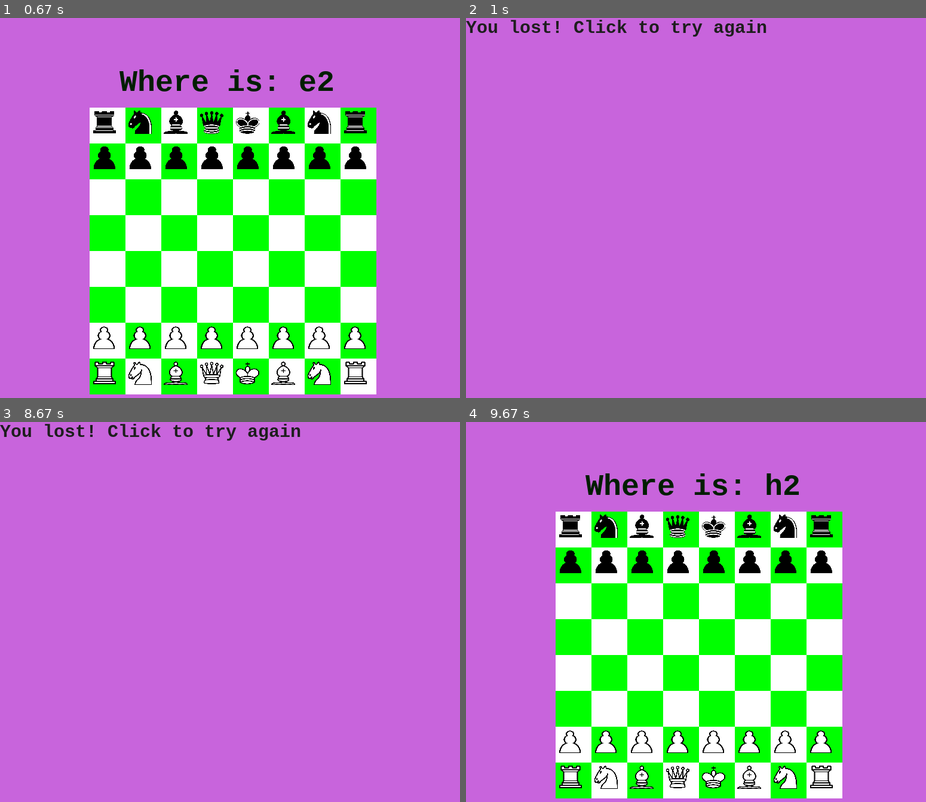
Above: before the commit, frames 1-4 (two rows, left to right).
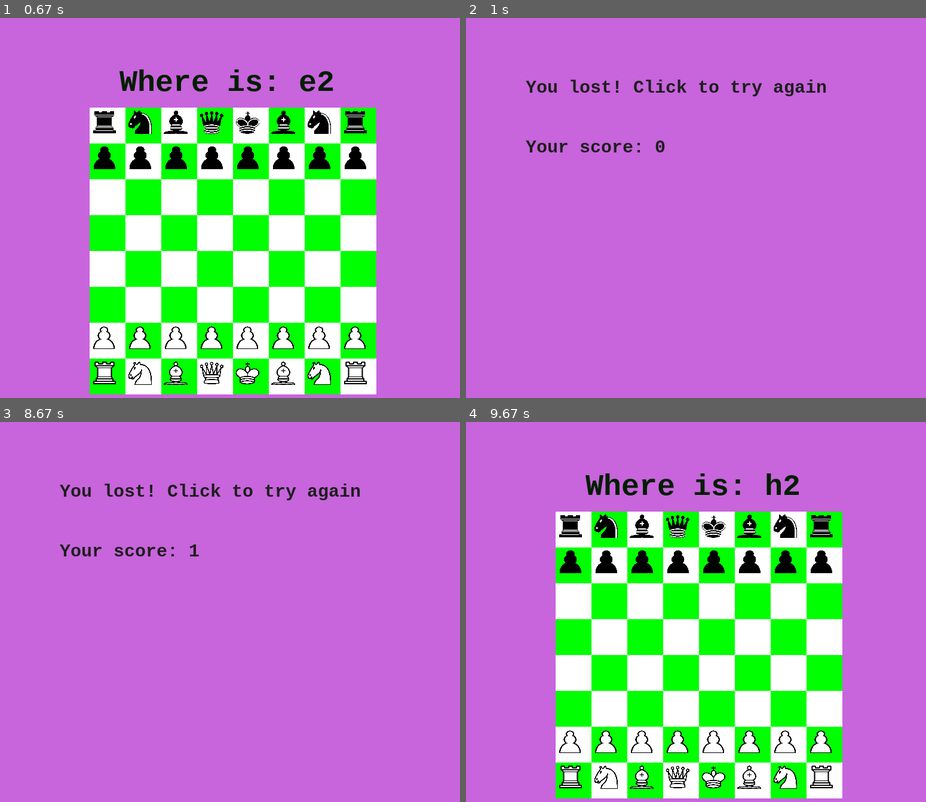
Above: after the commit, the same moments.

Repository: Paravati/LearningChessWithFun
Game: pygame game, started from chessBoardTest_15_09.py
The game is run twice, just before and just after one commit, with the same random seed, the same clock (stepped at 60 frames per second) and the same inputs.
Inputs (mouse positions are in pixels of both pictures, inside the frame that each line leads up to):
- Up to frame 1 (0.67 s): click (239, 211) at 0.38 s
- Up to frame 2 (1 s): click (705, 238) at 0.72 s
- Up to frame 3 (8.67 s): click (92, 707) at 1.05 s; click (294, 650) at 1.38 s; click (216, 718) at 1.72 s; click (239, 665) at 2.05 s; click (170, 536) at 2.38 s; click (363, 581) at 2.72 s; click (414, 585) at 3.05 s; click (87, 566) at 3.38 s; click (262, 600) at 3.72 s; click (105, 657) at 4.05 s; click (165, 729) at 4.38 s; click (92, 760) at 4.72 s; click (87, 638) at 5.05 s; click (404, 612) at 5.38 s; click (147, 524) at 5.72 s; click (377, 646) at 6.05 s; click (151, 710) at 6.38 s; click (82, 536) at 6.72 s; click (64, 547) at 7.05 s; click (266, 505) at 7.38 s; click (110, 479) at 7.72 s; click (142, 528) at 8.05 s; click (82, 631) at 8.38 s
- Up to frame 4 (9.67 s): click (650, 669) at 8.72 s; click (838, 638) at 9.05 s; click (884, 729) at 9.38 s

Frame 1 is identical in both runs. In frame 2, 1.8% of the frame differs, in the area x 0-79%, y 0-36%; in frame 3, 1.8%; in frame 4, nothing differs.

Commit message:
showing result after each game on the first display; bugfixes with pygame.quit()

Diff:
--- a/chessBoardTest_15_09.py
+++ b/chessBoardTest_15_09.py
@@ -12,6 +12,7 @@
     surface.fill(colorOfTheSurface)
     isNewGame = True
     myFont = pygame.font.SysFont("Courier", 30, bold=True)
+    userPoints = None
     while True:
         surface.fill(colorOfTheSurface)
         ev = pygame.event.poll()
@@ -20,19 +21,16 @@
             break
         if ev.type == pygame.MOUSEBUTTONDOWN:
             isNewGame = False
-            draw_board([6, 4, 2, 0, 5, 7, 1, 3])
+            userPoints = draw_board([6, 4, 2, 0, 5, 7, 1, 3])
 
         if isNewGame is False:
             text = myFont.render("You lost! Click to try again", True, (30, 30, 30), colorOfTheSurface)
-            surface.blit(text, (0, 0))
+            surface.blit(text, (100, 100))
+            text1 = myFont.render("Your score: " + str(userPoints), True, (30, 30, 30), colorOfTheSurface)
+            surface.blit(text1, (100, 200))
 
         pygame.display.flip()  # displaying pygame window
     pygame.quit()
-    # inp = input("Hello! This is chess learning module.\n Do you wanna play (click 1 if yes)? ")
-    # if inp is '1':
-    #     draw_board([6, 4, 2, 0, 5, 7, 1, 3])
-    # else:
-    #     print("OK, next time :) ")
 
 
 def draw_board(the_board):
@@ -90,15 +88,14 @@
                 textWithPoints = mySmallFont.render("Points: " + str(userPoints), True, (0, 0, 0), colorOfTheSurface)
                 surface.blit(textWithPoints, (645, 500))
                 surface.blit(the_text, (645, 550))
-                # surface.blit(the_text)
                 fieldForUser = generateFieldForUser(board_field_names)
             else:
                 the_text = mySmallFont.render(generateText("This is:" + field_name), True, (0, 0, 0), colorOfTheSurface)
                 surface.blit(the_text, (645, 550))
-                return 0
+                return userPoints
 
         pygame.display.flip()  # displaying pygame window
-    pygame.quit()
+    # pygame.display.quit()
 
 
 def initFigures():
